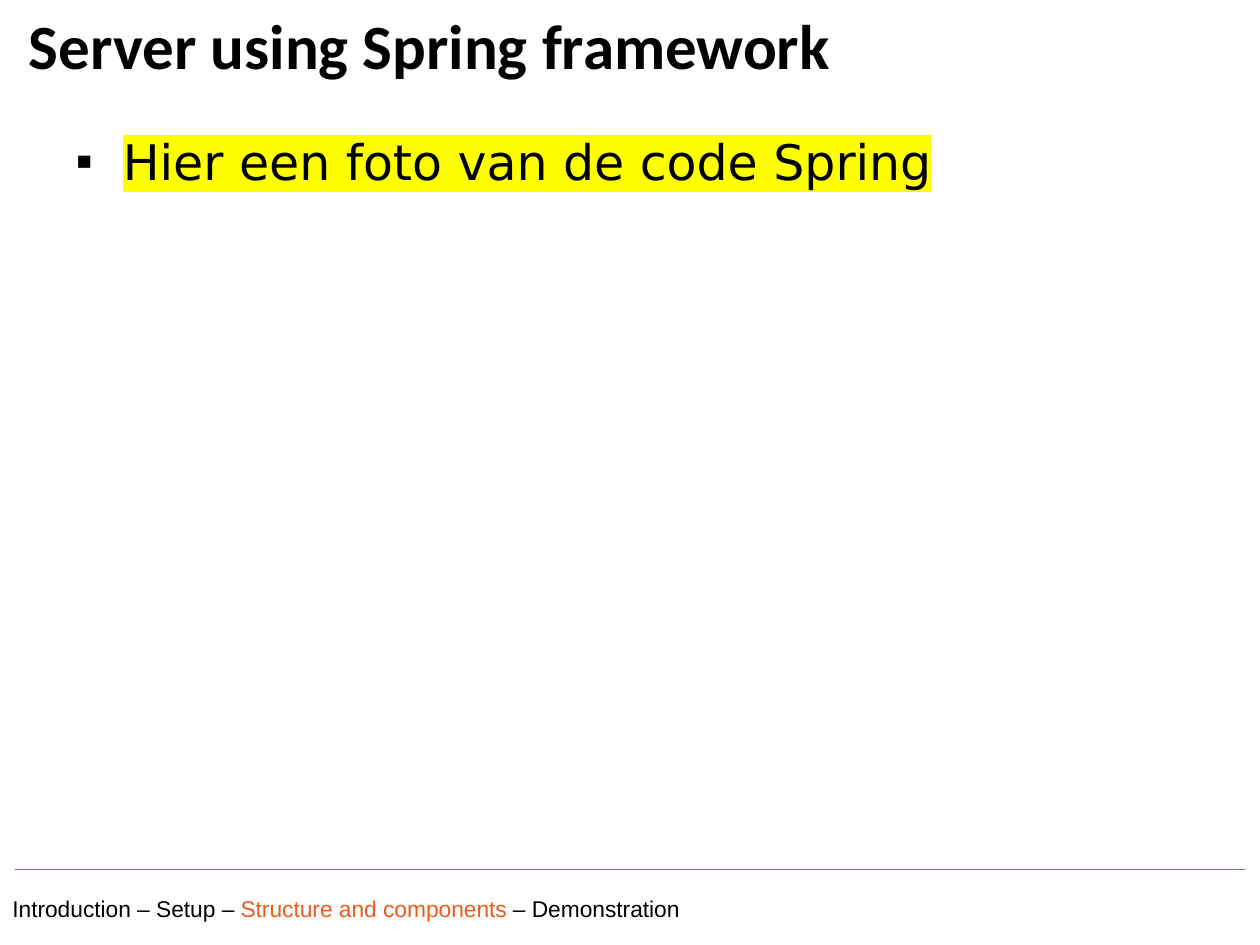
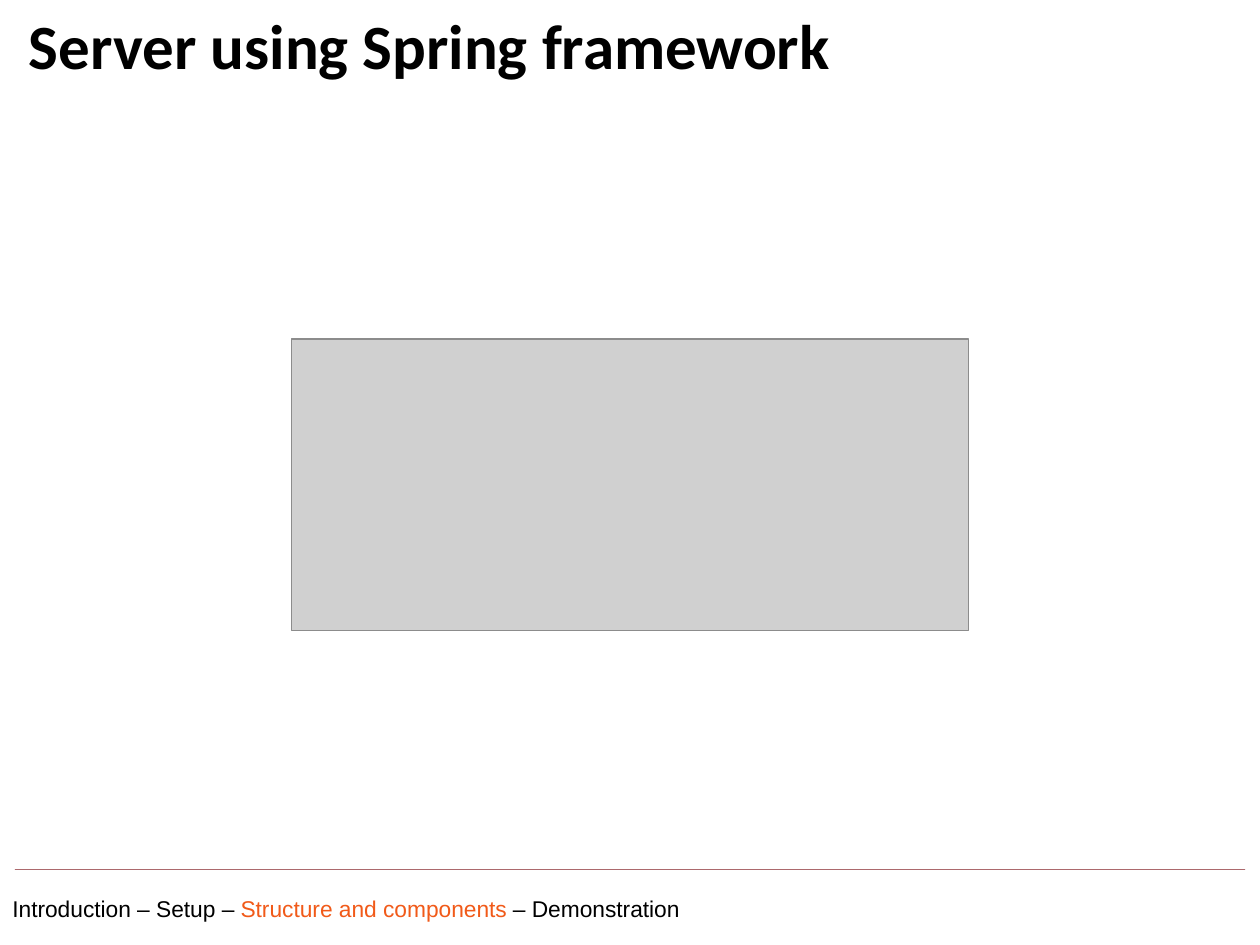
Before and after one commit to BrechtAchten/NETRF, a slide deck: slide 17 of Presentatie-project-IoT-using-MQTT.pptx (slide 12 before the commit). Drawn at 1260x945 pixels with LibreOffice and Linux fonts; fonts in the diff are those of the drawing; grey boxes stand for pictures; background and template pictures are left out. Boxes give left, top, right and bottom in pixels: in the first picture for what was removed or moved away, otherwise in the second. Text is boxed around its words. In the diff, an @@ line names an element or a change of style, - is before the commit and + after.

```diff
--- a/Presentatie-project-IoT-using-MQTT.pptx
+++ b/Presentatie-project-IoT-using-MQTT.pptx
@@ text removed at (123,142,931,191) @@
-▪ Hier een foto van de code Spring
@@ picture added at (291,339,969,630) @@
```
Also in this commit, not shown: 2 other slides changed, 6 slides added, 4 other files.
